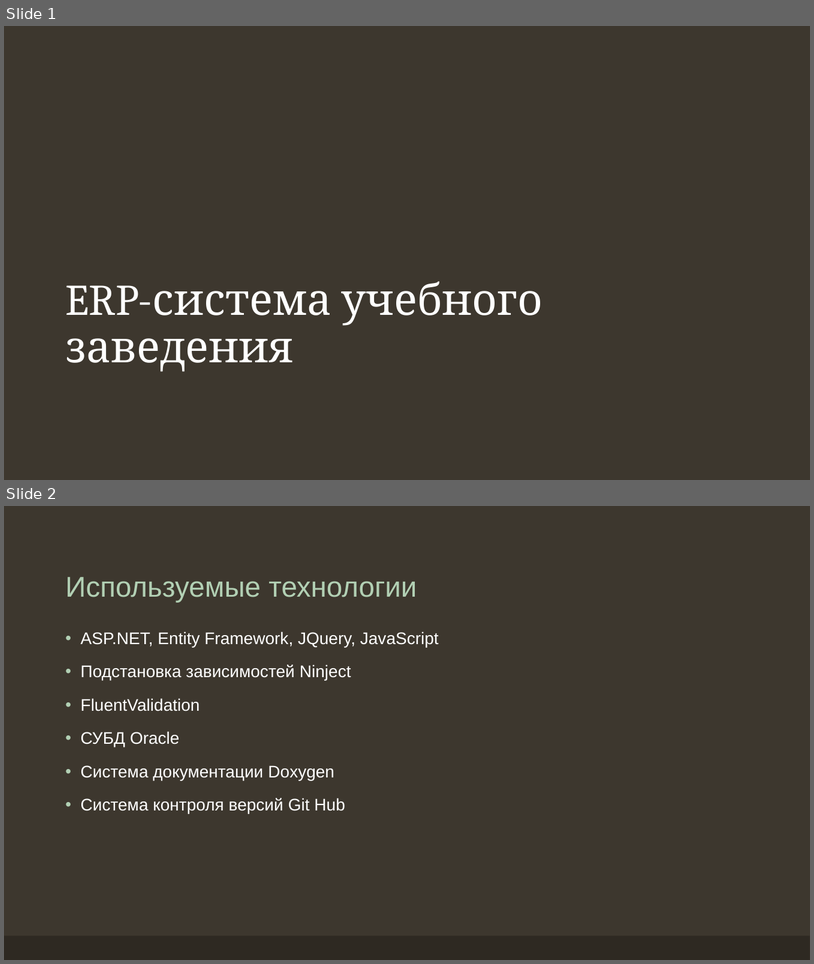
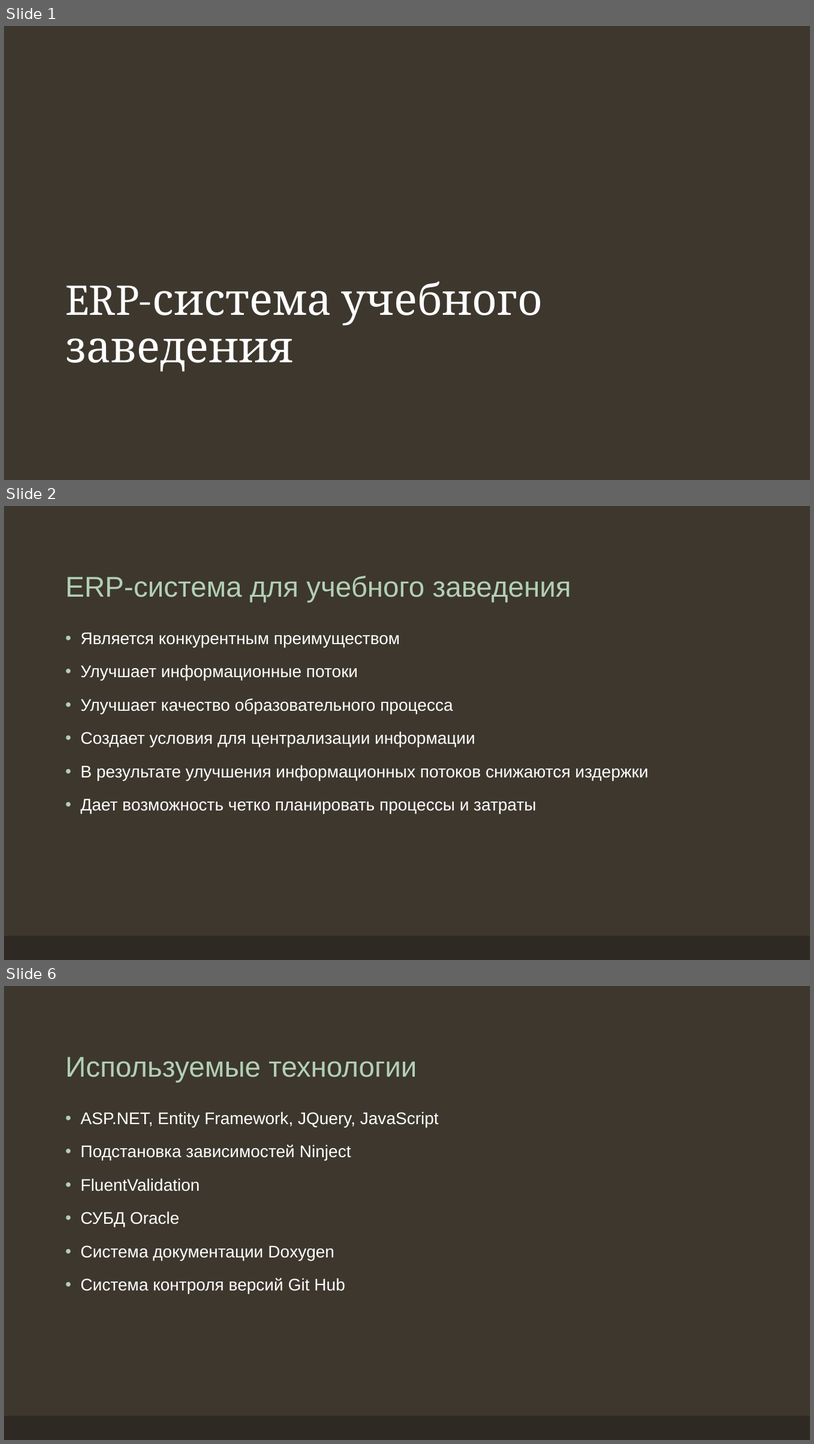
Before and after one commit to Paul-Brustinov/InStudyAsp, a slide deck: Doc/ERP-система учебного заведения.pptx. Shown one above the other, each under a label of ours: slides 1 and 2 before the commit, slides 1, 2 and 6 after it; the slides between them are not shown. The pictures are 814x964 and 814x1444 pixels, drawn with LibreOffice and Linux fonts; fonts in the diff are those of the drawing; background and template pictures are left out. Boxes give left, top, right and bottom in pixels: in the first picture for what was removed or moved away, otherwise in the second. Text is boxed around its words. In the diff, an @@ line names an element or a change of style, - is before the commit and + after.

```diff
--- a/Doc/ERP-система учебного заведения.pptx
+++ b/Doc/ERP-система учебного заведения.pptx
@@ slide 2 added at (4,506,810,960), background #3D372E; not listed: 1 template element that a slide beside it also shows @@
@@ title added at (65,576,572,602), 34 pt, text #B2D0B4 @@
+ERP-система для учебного заведения
@@ text added at (81,632,648,813), 20 pt, text #FFFFFF @@
+• Является конкурентным преимуществом
+• Улучшает информационные потоки
+• Улучшает качество образовательного процесса
+• Создает условия для централизации информации
+• В результате улучшения информационных потоков снижаются издержки
+• Дает возможность четко планировать процессы и затраты
@@ what was slide 2 is now slide 6 @@
```
Also in this commit, not shown: 1 slide changed, 10 other slides added, 9 slides removed, 1 other file.
